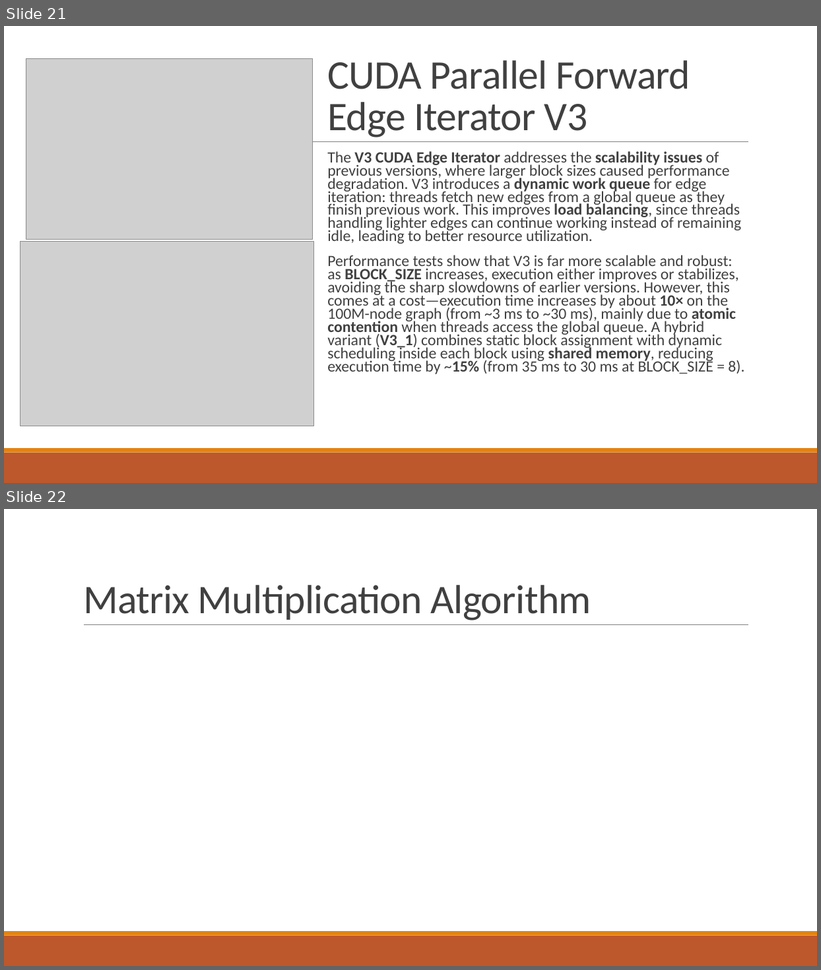
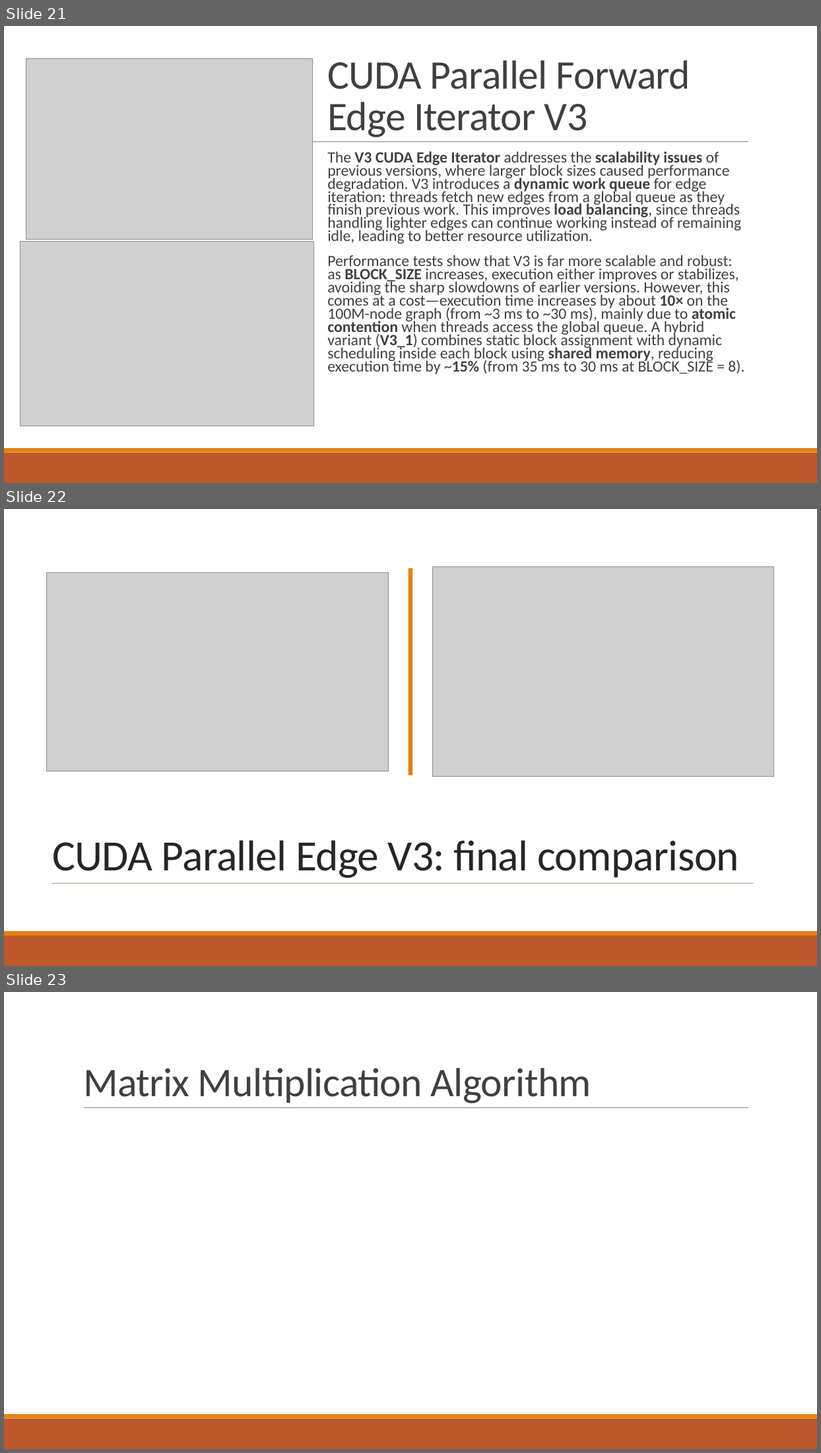
Before and after one commit to RiccardoRevalor/ParallelTriangleCounting, a slide deck: presentation.pptx. Shown one above the other, each under a label of ours: slides 21 and 22 before the commit, slides 21, 22 and 23 after it. The pictures are 821x970 and 821x1453 pixels, drawn with LibreOffice and Linux fonts; fonts in the diff are those of the drawing; grey boxes stand for pictures. Boxes give left, top, right and bottom in pixels: in the first picture for what was removed or moved away, otherwise in the second. Text is boxed around its words. In the diff, an @@ line names an element or a change of style, - is before the commit and + after.

Commit message:
feat: new comparison charts for cuda v3 vs sequential, edge iterator

```diff
--- a/presentation.pptx
+++ b/presentation.pptx
@@ slide 22 added at [4,509,817,966], background #FFFFFF @@
@@ rectangle added at [4,509,817,931], fill #FFFFFF @@
@@ picture added at [433,567,774,777] @@
@@ picture added at [46,572,388,770] @@
@@ rectangle added at [409,568,413,776], fill #E48312 @@
@@ title added at [52,840,739,879], 51 pt, text #262626 @@
+CUDA Parallel Edge V3: final comparison
@@ line added from (52, 883) to (754, 883), #637052 0.5 pt @@
@@ rectangle added at [4,931,817,936], fill #E48312 @@
@@ rectangle added at [4,936,817,966], fill #BD582C @@
@@ what was slide 22 is now slide 23 @@
```
Also in this commit, not shown: 2 other files.
